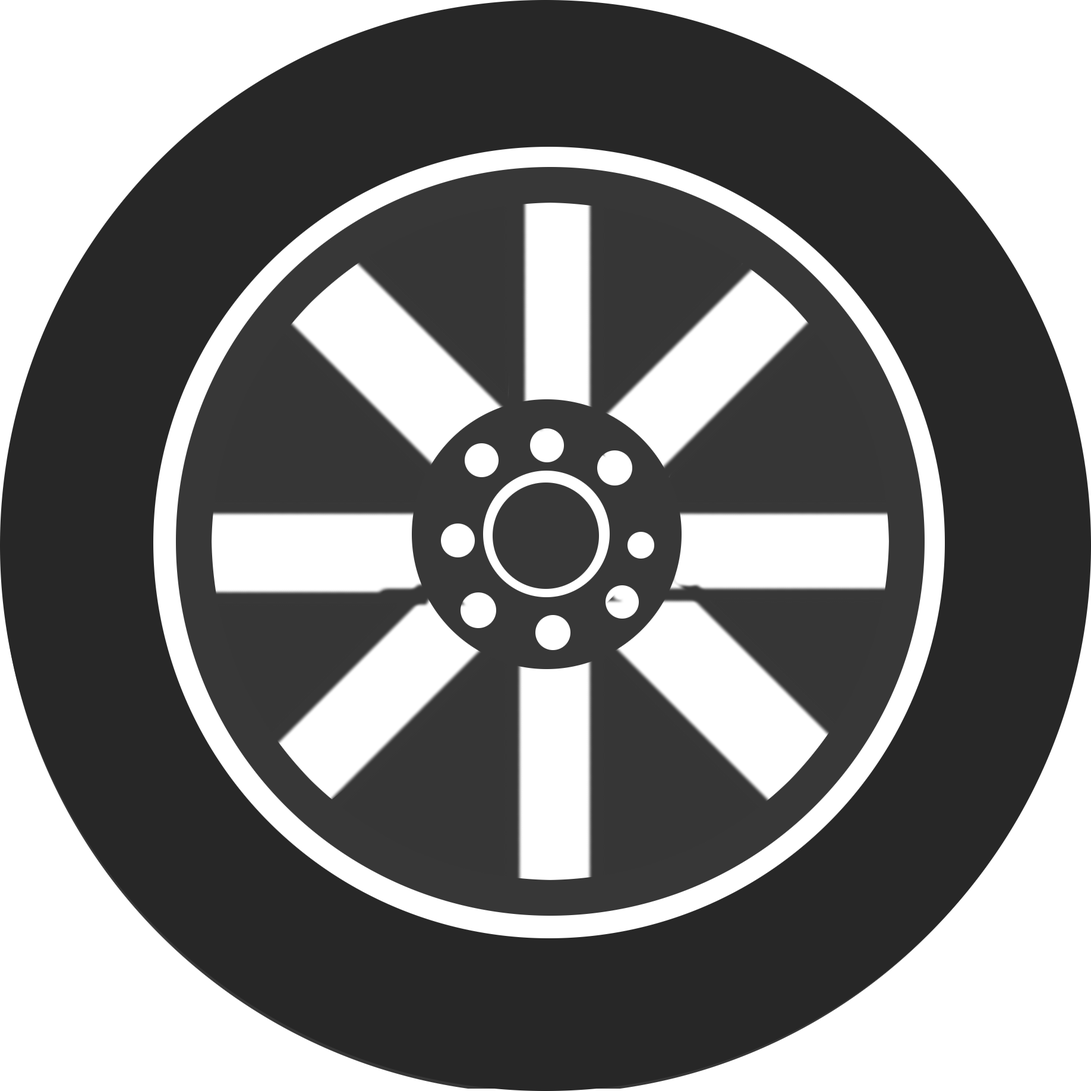
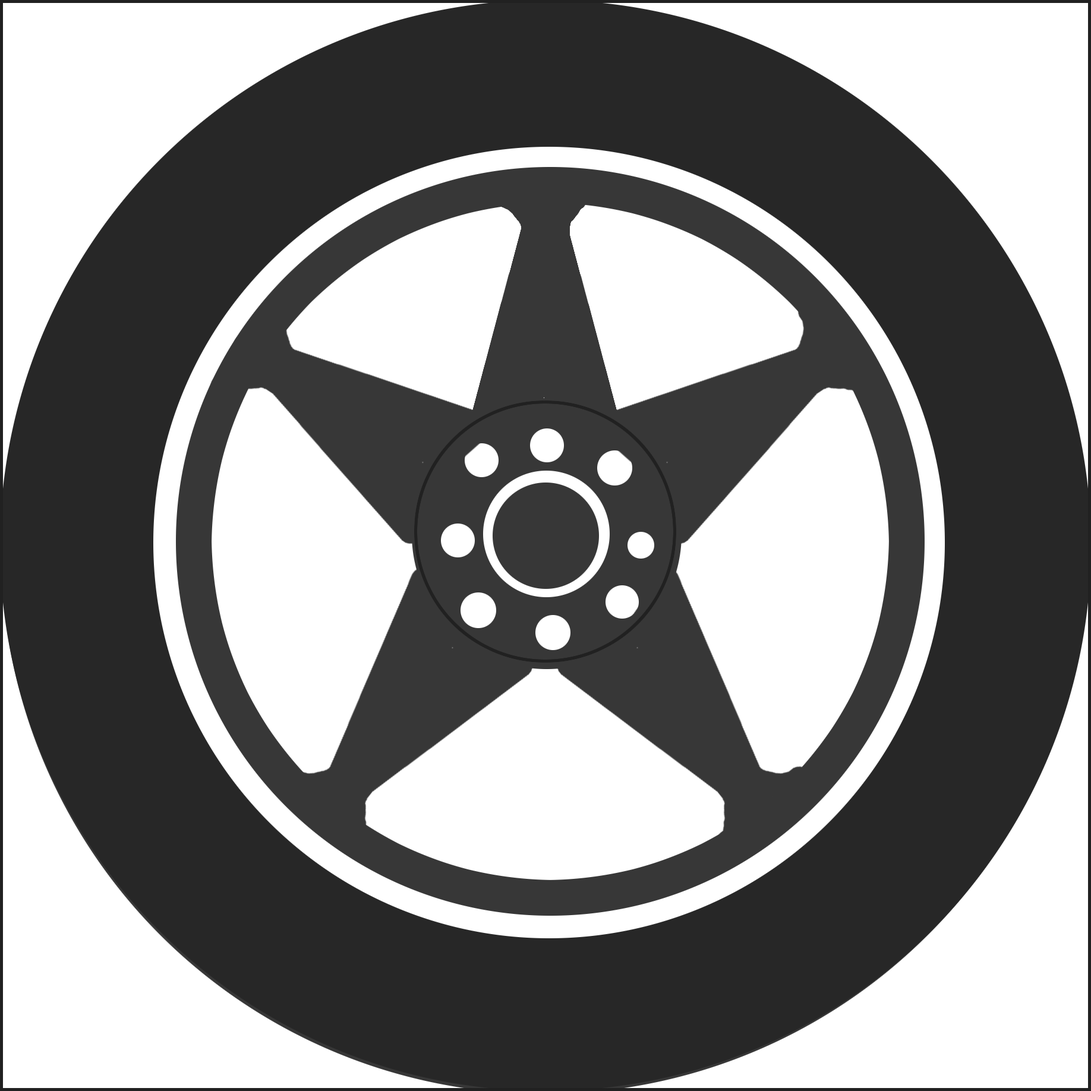
Layered file, before and after one edit (1091×1091). Changes by layer:
added layer "Layer #12" above "Layer #7" over (x1=0, y1=0, x2=1091, y2=1091)
hid "Layer #2" over (x1=209, y1=202, x2=889, y2=880)
added layer "Pasted Layer #2" above "Pasted Layer #1" over (x1=209, y1=298, x2=502, y2=546)
added layer "Pasted Layer #1" above "Layer #11" over (x1=589, y1=298, x2=882, y2=546)
added layer "Layer #11" above "Layer #10" over (x1=278, y1=567, x2=534, y2=855)
added layer "Layer #10" above "Layer #9" over (x1=556, y1=567, x2=813, y2=855)
added layer "Layer #9" above "Layer #6" over (x1=466, y1=202, x2=621, y2=433)
hid "Layer #8" over (x1=209, y1=202, x2=889, y2=880)
